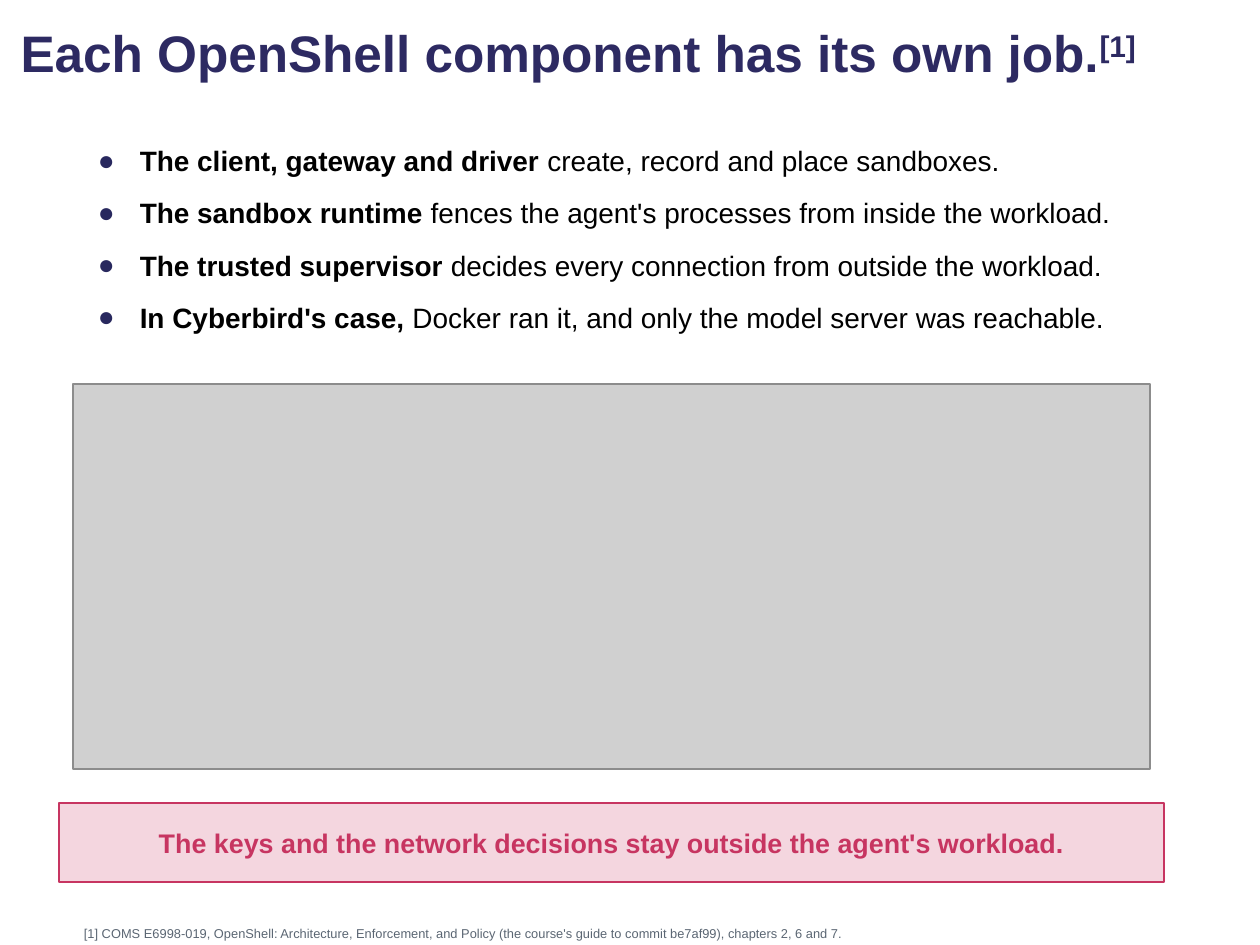
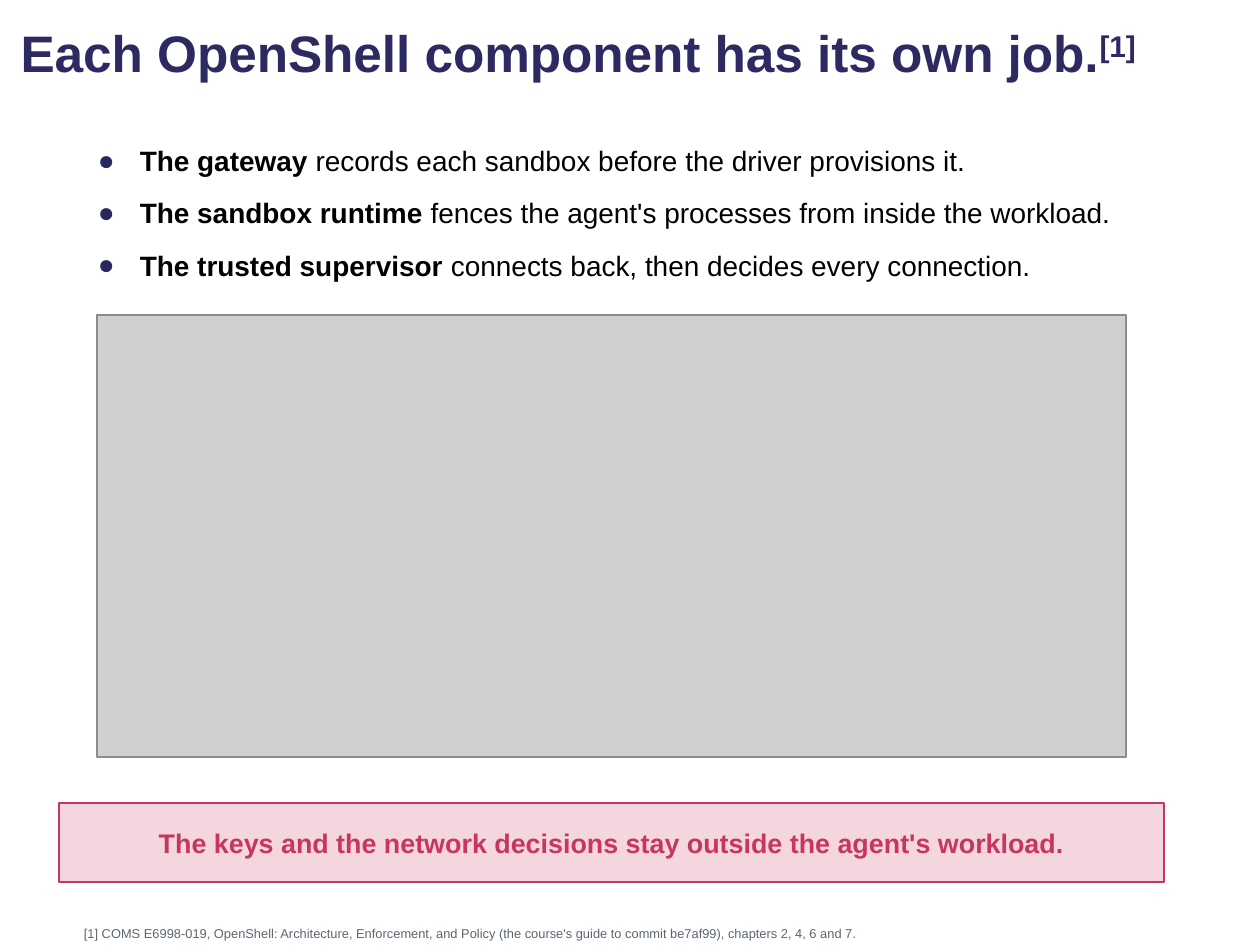
Before and after one commit to comse6998-019/lectures, a slide deck: slide 113 of lecture-6--2026-10-16/lecture6.pptx. Drawn at 1260x945 pixels with LibreOffice and Linux fonts; fonts in the diff are those of the drawing; grey boxes stand for pictures; background and template pictures are left out. Boxes give left, top, right and bottom in pixels: in the first picture for what was removed or moved away, otherwise in the second. Text is boxed around its words. In the diff, an @@ line names an element or a change of style, - is before the commit and + after.

Commit message:
Lecture 6: the components and lifecycle builds merged into one build over one figure (patch-r6f.py on the saved deck, 220 slides); reading PDF rebuilt, 75 pages

```diff
--- a/lecture-6--2026-10-16/lecture6.pptx
+++ b/lecture-6--2026-10-16/lecture6.pptx
@@ text at (140, 150, 965, 176): text changed @@
-● The client, gateway and driver create, record and place sandboxes.
+● The gateway records each sandbox before the driver provisions it.
@@ text at (140, 255, 1030, 281): text changed @@
-● The trusted supervisor decides every connection from outside the workload.
-● In Cyberbird's case, Docker ran it, and only the model server was reachable.
+● The trusted supervisor connects back, then decides every connection.
@@ picture: place and size @@
-picture at (72, 383, 1149, 768)
+picture at (97, 316, 1127, 758)
@@ text at (84, 928, 856, 941): text changed @@
-[1] COMS E6998-019, OpenShell: Architecture, Enforcement, and Policy (the course's guide to commit be7af99), chapters 2, 6 and 7.
+[1] COMS E6998-019, OpenShell: Architecture, Enforcement, and Policy (the course's guide to commit be7af99), chapters 2, 4, 6 and 7.
```
Also in this commit, not shown: 12 other slides changed, 2 slides removed, 2 other files.
